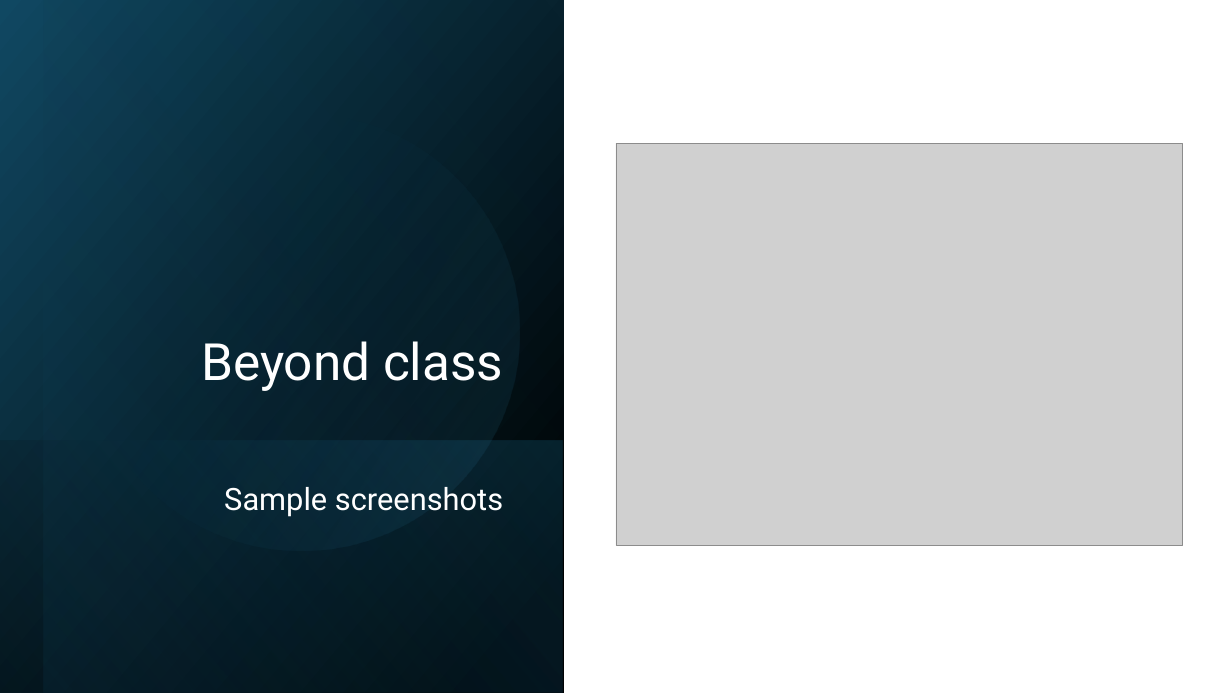
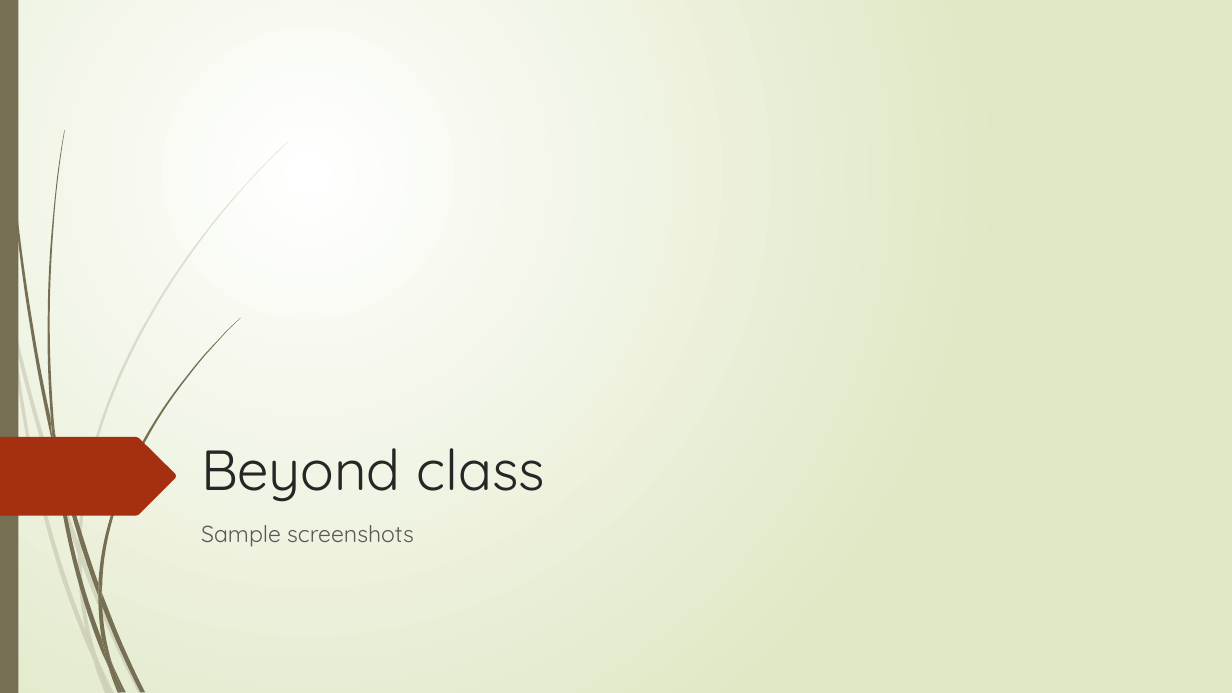
Before and after one commit to Andromeda24/BeyondClass, a slide deck: slide 1 of Doc/screenshots.pptx. Drawn at 1232x693 pixels with LibreOffice and Linux fonts; fonts in the diff are those of the drawing; grey boxes stand for pictures. Boxes give left, top, right and bottom in pixels: in the first picture for what was removed or moved away, otherwise in the second. Text is boxed around its words. In the diff, an @@ line names an element or a change of style, - is before the commit and + after.

Commit message:
update screenshots

```diff
--- a/Doc/screenshots.pptx
+++ b/Doc/screenshots.pptx
@@ background #FFFFFF to gradient #FFFFFF to #DFE8C4 @@
@@ rectangle removed at [0,0,564,693] @@
@@ rectangle added at [0,0,18,693], fill #766F54 @@
@@ rectangle removed at [44,0,564,693] @@
@@ ellipse removed at [44,74,559,589] @@
@@ picture removed at [616,143,1183,545] @@
@@ title "Beyond class": place and size @@
-title "Beyond class" at [201,341,503,391]
+title "Beyond class" at [201,448,545,502]
@@ title "Beyond class" at [201,448,545,502]: size 40 to 44 pt, font Roboto to Quicksand, text colour #FFFFFF to #262626; alignment right to left; line spacing 0.9 to 1 @@
@@ rectangle removed at [0,440,563,693] @@
@@ freeform shape added at [0,437,177,516], fill #A53010 @@
@@ subtitle "Sample screenshots": place and size @@
-subtitle "Sample screenshots" at [224,487,503,517]
+subtitle "Sample screenshots" at [201,525,414,547]
@@ subtitle "Sample screenshots" at [201,525,414,547]: size 24 to 18 pt, font Roboto to Quicksand, text colour #FFFFFF to #595959; alignment right to left; line spacing 0.9 to 1 @@
@@ group added at [0,141,288,693]: 10 freeform shapes @@
@@ group added at [3,0,240,693]: 12 freeform shapes @@
```
Also in this commit, not shown: 4 other slides changed, 1 other file.
